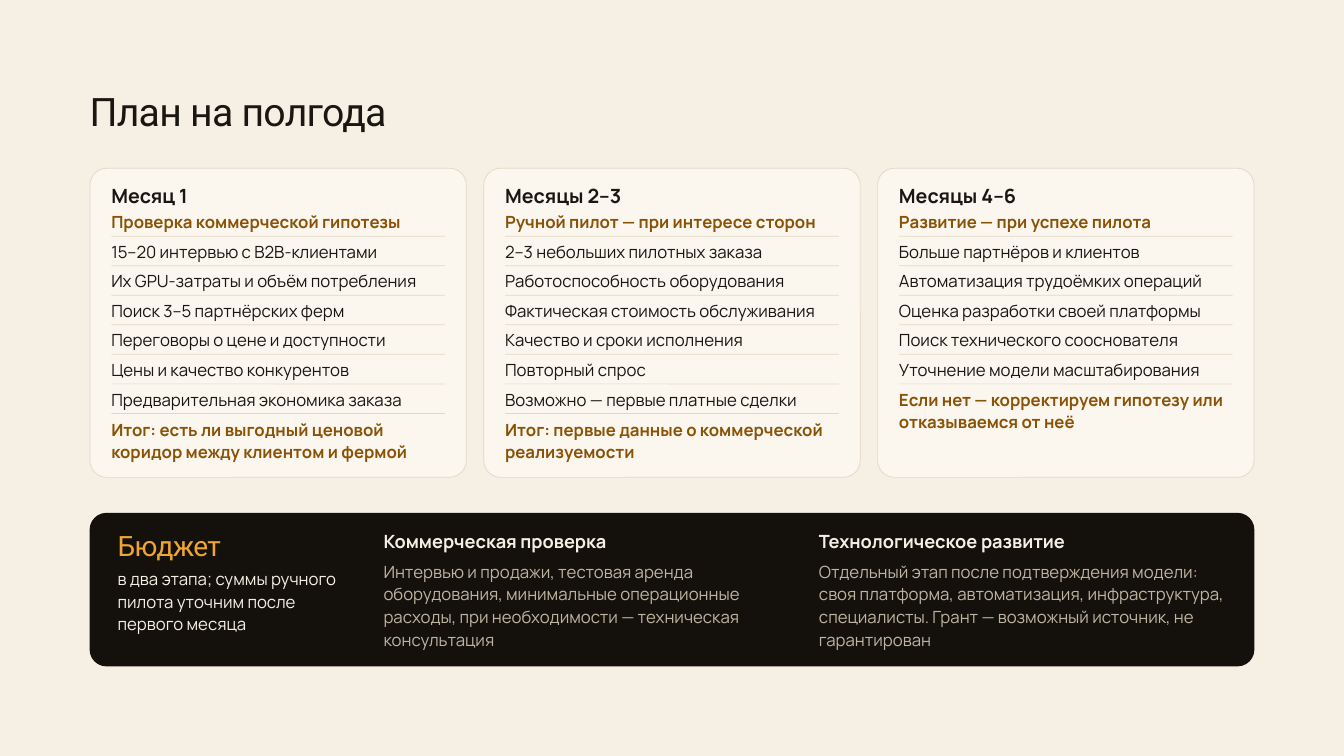
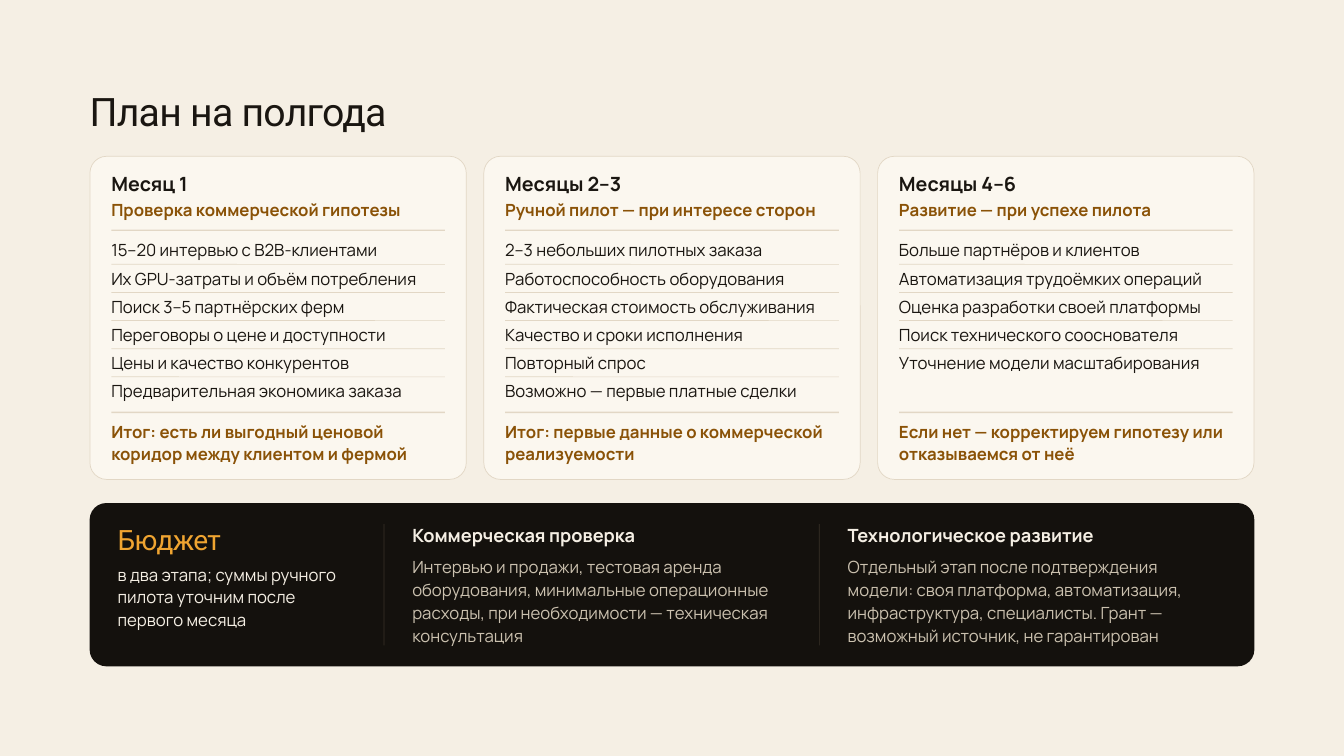
Before and after one commit to fonor11/Main, a slide deck: slide 10 of Улей — презентация для преакселератора ВШМ.pptx. Drawn at 1344x756 pixels with LibreOffice and Linux fonts; fonts in the diff are those of the drawing. Boxes give left, top, right and bottom in pixels: in the first picture for what was removed or moved away, otherwise in the second. Text is boxed around its words. In the diff, an @@ line names an element or a change of style, - is before the commit and + after.

```diff
--- a/Улей — презентация для преакселератора ВШМ.pptx
+++ b/Улей — презентация для преакселератора ВШМ.pptx
@@ rounded rectangle: place and size @@
-rounded rectangle at <box>90,168,466,478</box>
+rounded rectangle at <box>90,156,466,480</box>
@@ proportions changed in 4 elements at <box>90,503,1255,666</box>, <box>90,156,466,480</box>, <box>878,156,1254,480</box>, <box>484,156,860,480</box> @@
@@ rounded rectangle: place and size @@
-rounded rectangle at <box>484,168,860,478</box>
+rounded rectangle at <box>484,156,860,480</box>
@@ rounded rectangle: place and size @@
-rounded rectangle at <box>878,168,1254,478</box>
+rounded rectangle at <box>878,156,1254,480</box>
@@ 8 texts: place and size @@
-8 texts at <box>111,188,1151,410</box>
+8 texts at <box>111,176,1151,401</box>
@@ line (111, 230) - (445, 230): stroke #E2D7C5 0.5 pt to #E2D7C5 1 pt @@
@@ line (505, 230) - (839, 230): stroke #E2D7C5 0.5 pt to #E2D7C5 1 pt @@
@@ 14 lines, 11 texts: place and size @@
-14 lines, 11 texts at <box>111,236,1233,634</box>
+14 lines, 11 texts at <box>111,230,1233,630</box>
@@ line (899, 230) - (1233, 230): stroke #E2D7C5 0.5 pt to #E2D7C5 1 pt @@
@@ line (111, 412) - (445, 412): stroke #E2D7C5 0.5 pt to #E2D7C5 1 pt @@
@@ line (505, 412) - (839, 412): stroke #E2D7C5 0.5 pt to #E2D7C5 1 pt @@
@@ line moved from (899, 384) - (1233, 384) to (899, 412) - (1233, 412) @@
@@ line (899, 412) - (1233, 412): stroke #E2D7C5 0.5 pt to #E2D7C5 1 pt @@
@@ text "Если нет — корректируем гипотезу ...": place and size @@
-text "Если нет — корректируем гипотезу ..." at <box>899,394,1224,429</box>
+text "Если нет — корректируем гипотезу ..." at <box>899,426,1224,461</box>
@@ rounded rectangle: place and size @@
-rounded rectangle at <box>90,513,1255,666</box>
+rounded rectangle at <box>90,503,1255,666</box>
@@ line added from (384, 524) to (384, 645), #3A3228 0.5 pt @@
@@ text "Коммерческая проверка": place and size @@
-text "Коммерческая проверка" at <box>384,535,606,553</box>
+text "Коммерческая проверка" at <box>412,529,635,547</box>
@@ line added from (820, 524) to (820, 645), #3A3228 0.5 pt @@
@@ text "Технологическое развитие": place and size @@
-text "Технологическое развитие" at <box>819,535,1065,553</box>
+text "Технологическое развитие" at <box>848,529,1094,547</box>
@@ text "Интервью и продажи, тестовая аренда ...": place and size @@
-text "Интервью и продажи, тестовая аренда ..." at <box>384,566,739,650</box>
+text "Интервью и продажи, тестовая аренда ..." at <box>412,561,768,646</box>
@@ text "Интервью и продажи, тестовая аренда ..." at <box>412,561,768,646</box>: text colour #BFB4A1 to #CBC1AF @@
@@ text "Отдельный этап после подтверждения модели: ..." at <box>848,560,1182,646</box>: text colour #BFB4A1 to #CBC1AF @@
@@ text "Отдельный этап после подтверждения модели: ...": place and size @@
-text "Отдельный этап после подтверждения модели: ..." at <box>819,565,1224,650</box>
+text "Отдельный этап после подтверждения модели: ..." at <box>848,560,1182,646</box>
```
Also in this commit, not shown: 8 other slides changed, 1 other file.
